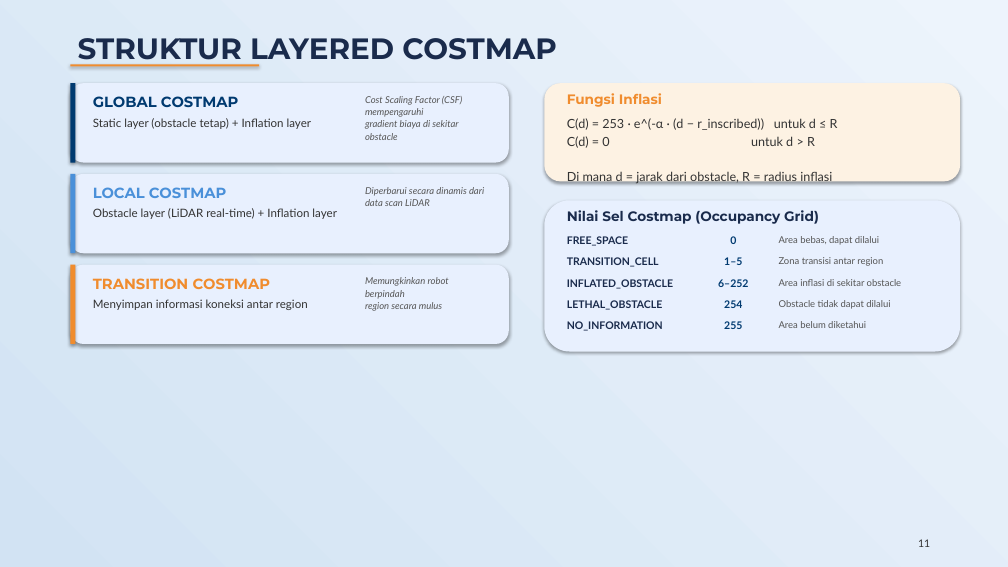
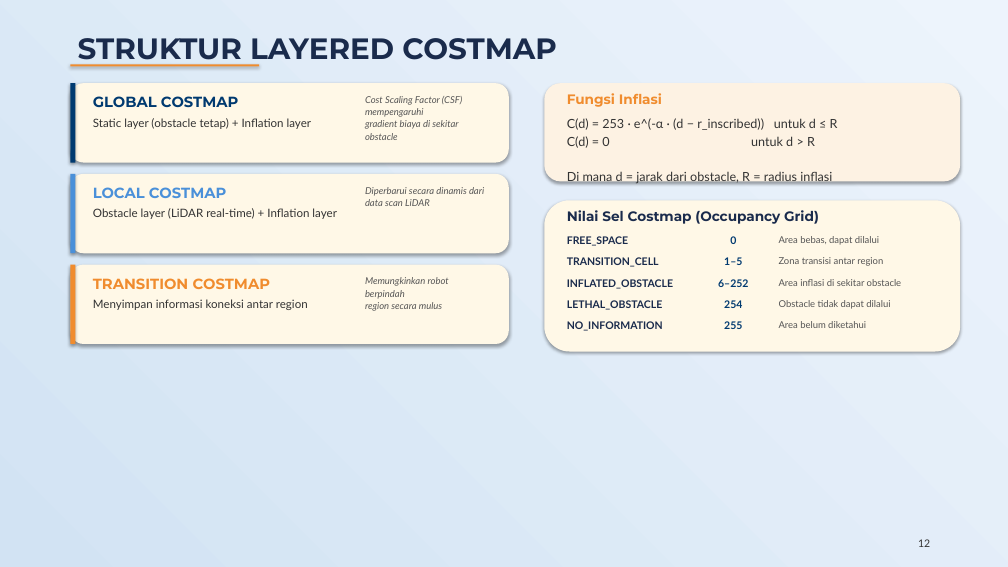
Before and after one commit to bagaswizard/Buku_TA, a slide deck: slide 12 of Presentasi_Sidang_TA.pptx (slide 11 before the commit). Drawn at 1008x567 pixels with LibreOffice and Linux fonts; fonts in the diff are those of the drawing. Boxes give left, top, right and bottom in pixels: in the first picture for what was removed or moved away, otherwise in the second. Text is boxed around its words. In the diff, an @@ line names an element or a change of style, - is before the commit and + after.

Commit message:
bab 1 improved changed ppt

```diff
--- a/Presentasi_Sidang_TA.pptx
+++ b/Presentasi_Sidang_TA.pptx
@@ fill #E8F0FE to #FFF8E7 in 4 elements at <box>70,83,509,163</box>, <box>70,174,509,253</box>, <box>70,265,509,344</box>, <box>544,200,960,352</box> @@
@@ text at <box>918,539,930,547</box>: text changed @@
-11
+12
```
Also in this commit, not shown: 20 other slides changed, 1 slide added, 22 other files.
